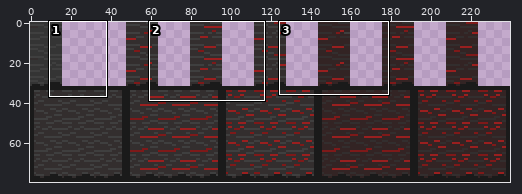
Two versions of one sprite sheet, assets/tiles.png. The picture above shows the old version from afar; the outline marks the close-up.
Close-up. Before:
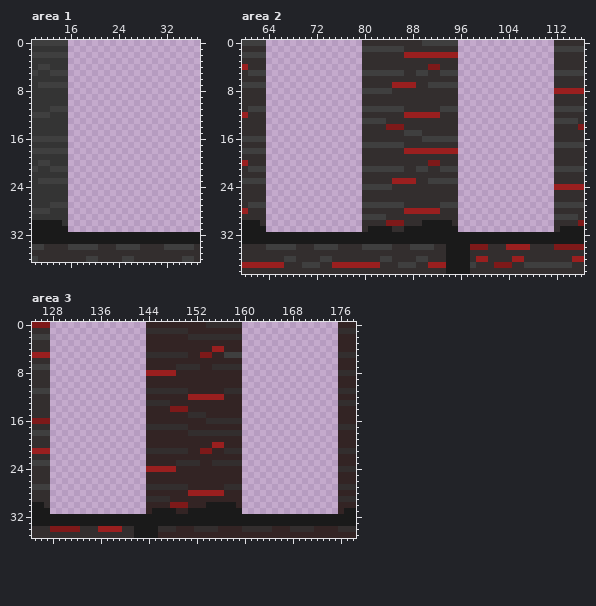
The file is 240x80 pixels. Colours within 5 levels of each other are drawn and written as one. Shown: area 1: x 10..37, y 0..36; area 2: x 60..116, y 0..38; area 3: x 125..178, y 0..35. The commit also changed other parts of the picture, which this record leaves out.
The same view after the edit:
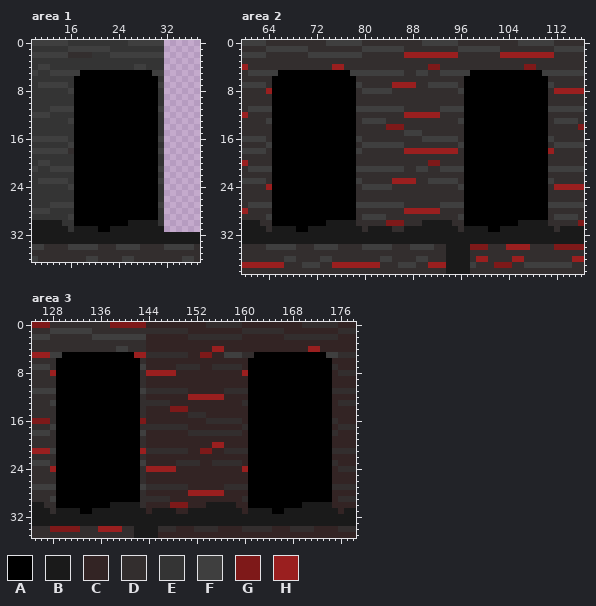
Palette (. is transparent): A #000000  B #1a1a1a  C #332424  D #332e2e  E #343434  F #3f3f3f  G #7e1919  H #9a1f1f
Edits made:
Changed rows in their new state; - is an unchanged pixel.
Area 1:
first column x 16:
 0 EEEEEEEEEEFFFFFF
 1 FFFFFFFEEEEEEEEE
 2 DDDDEEEFFFFFFFFF
 3 EEEEEEEEEEEEEEEE
 4 EEEEEEEEEEEFFEEE
 5 FFAAAAAAAAAAAAFF
 6 EAAAAAAAAAAAAAAE
 7 EAAAAAAAAAAAAAAF
 8 FAAAAAAAAAAAAAAE
 9 EAAAAAAAAAAAAAAE
10 EAAAAAAAAAAAAAAE
11 FAAAAAAAAAAAAAAF
12 EAAAAAAAAAAAAAAE
13 FAAAAAAAAAAAAAAE
14 EAAAAAAAAAAAAAAE
15 EAAAAAAAAAAAAAAE
16 EAAAAAAAAAAAAAAF
17 FAAAAAAAAAAAAAAE
18 DAAAAAAAAAAAAAAF
19 EAAAAAAAAAAAAAAE
20 EAAAAAAAAAAAAAAE
21 FAAAAAAAAAAAAAAF
22 EAAAAAAAAAAAAAAE
23 EAAAAAAAAAAAAAAF
24 FAAAAAAAAAAAAAAE
25 EAAAAAAAAAAAAAAE
26 EAAAAAAAAAAAAAAE
27 FAAAAAAAAAAAAAAF
28 EAAAAAAAAAAAAAAE
29 FAAAAAAAAAAAAAAE
30 EAAAAAAAAABBBBBE
31 EBBBBAABBBBBBBBB
Area 2:
first column x 64:
 0 DDDDDDDDDDFFFFFF----------------DDDDDDDDDDFFFFFF
 1 FFFFFFFDDDDDDDDD----------------FFFFFFFDDDDDDDDD
 2 DDDDDDDFFFFFFFFF----------------DDDDDDDHHHHHHHHH
 3 DDDDDDDDDDDDDDDD----------------DDDDDDDDDDDDDDDD
 4 DDDDDDDDDDDHHDDD----------------DDDDDDDDDDDGGDDD
 5 FFAAAAAAAAAAAAFF----------------FFAAAAAAAAAAAAFF
 6 DAAAAAAAAAAAAAAD----------------DAAAAAAAAAAAAAAD
 7 DAAAAAAAAAAAAAAF----------------DAAAAAAAAAAAAAAF
 8 HAAAAAAAAAAAAAAD----------------FAAAAAAAAAAAAAAD
 9 DAAAAAAAAAAAAAAD----------------DAAAAAAAAAAAAAAD
10 DAAAAAAAAAAAAAAD----------------DAAAAAAAAAAAAAAD
11 FAAAAAAAAAAAAAAF----------------FAAAAAAAAAAAAAAF
12 DAAAAAAAAAAAAAAD----------------DAAAAAAAAAAAAAAD
13 FAAAAAAAAAAAAAAD----------------FAAAAAAAAAAAAAAD
14 DAAAAAAAAAAAAAAD----------------DAAAAAAAAAAAAAAD
15 DAAAAAAAAAAAAAAD----------------DAAAAAAAAAAAAAAD
16 DAAAAAAAAAAAAAAF----------------DAAAAAAAAAAAAAAF
17 FAAAAAAAAAAAAAAD----------------FAAAAAAAAAAAAAAD
18 DAAAAAAAAAAAAAAF----------------DAAAAAAAAAAAAAAH
19 DAAAAAAAAAAAAAAD----------------DAAAAAAAAAAAAAAD
20 DAAAAAAAAAAAAAAD----------------DAAAAAAAAAAAAAAD
21 FAAAAAAAAAAAAAAF----------------FAAAAAAAAAAAAAAF
22 DAAAAAAAAAAAAAAD----------------DAAAAAAAAAAAAAAD
23 DAAAAAAAAAAAAAAF----------------DAAAAAAAAAAAAAAF
24 HAAAAAAAAAAAAAAD----------------FAAAAAAAAAAAAAAD
25 DAAAAAAAAAAAAAAD----------------DAAAAAAAAAAAAAAD
26 DAAAAAAAAAAAAAAD----------------DAAAAAAAAAAAAAAD
27 FAAAAAAAAAAAAAAF----------------FAAAAAAAAAAAAAAF
28 DAAAAAAAAAAAAAAD----------------DAAAAAAAAAAAAAAD
29 FAAAAAAAAAAAAAAD----------------FAAAAAAAAAAAAAAD
30 DAAAAAAAAABBBBBD----------------DAAAAAAAAABBBBBD
31 DBBBBAABBBBBBBBB----------------DBBBBAABBBBBBBBB
Area 3:
first column x 128:
 0 DDDDDDDDDDGGGGGG----------------CCCCCCCCCCDDDDDD
 1 FFFFFFFDDDDDDDDD----------------DDDDDDDCCCCCCCCC
 2 DDDDDDDFFFFFFFFF----------------CCCCCCCDDDDDDDDD
 3 DDDDDDDDDDDDDDDD----------------CCCCCCCCCCCCCCCC
 4 DDDDDDDDDDDFFDDD----------------CCCCCCCCCCCHHCCC
 5 FFAAAAAAAAAAAAHH----------------DDAAAAAAAAAAAAFF
 6 DAAAAAAAAAAAAAAD----------------CAAAAAAAAAAAAAAC
 7 DAAAAAAAAAAAAAAF----------------CAAAAAAAAAAAAAAD
 8 HAAAAAAAAAAAAAAD----------------HAAAAAAAAAAAAAAC
 9 DAAAAAAAAAAAAAAD----------------CAAAAAAAAAAAAAAC
10 DAAAAAAAAAAAAAAD----------------CAAAAAAAAAAAAAAC
11 FAAAAAAAAAAAAAAF----------------DAAAAAAAAAAAAAAD
12 DAAAAAAAAAAAAAAD----------------CAAAAAAAAAAAAAAC
13 FAAAAAAAAAAAAAAD----------------DAAAAAAAAAAAAAAC
14 DAAAAAAAAAAAAAAD----------------CAAAAAAAAAAAAAAC
15 DAAAAAAAAAAAAAAD----------------CAAAAAAAAAAAAAAC
16 DAAAAAAAAAAAAAAG----------------CAAAAAAAAAAAAAAD
17 FAAAAAAAAAAAAAAD----------------DAAAAAAAAAAAAAAC
18 DAAAAAAAAAAAAAAF----------------CAAAAAAAAAAAAAAD
19 DAAAAAAAAAAAAAAD----------------CAAAAAAAAAAAAAAC
20 DAAAAAAAAAAAAAAD----------------CAAAAAAAAAAAAAAC
21 FAAAAAAAAAAAAAAH----------------DAAAAAAAAAAAAAAD
22 DAAAAAAAAAAAAAAD----------------CAAAAAAAAAAAAAAC
23 DAAAAAAAAAAAAAAF----------------CAAAAAAAAAAAAAAD
24 HAAAAAAAAAAAAAAD----------------HAAAAAAAAAAAAAAC
25 DAAAAAAAAAAAAAAD----------------CAAAAAAAAAAAAAAC
26 DAAAAAAAAAAAAAAD----------------CAAAAAAAAAAAAAAC
27 FAAAAAAAAAAAAAAF----------------DAAAAAAAAAAAAAAD
28 DAAAAAAAAAAAAAAD----------------CAAAAAAAAAAAAAAC
29 FAAAAAAAAAAAAAAD----------------DAAAAAAAAAAAAAAC
30 DAAAAAAAAABBBBBD----------------CAAAAAAAAABBBBBC
31 DBBBBAABBBBBBBBB----------------CBBBBAABBBBBBBBB
